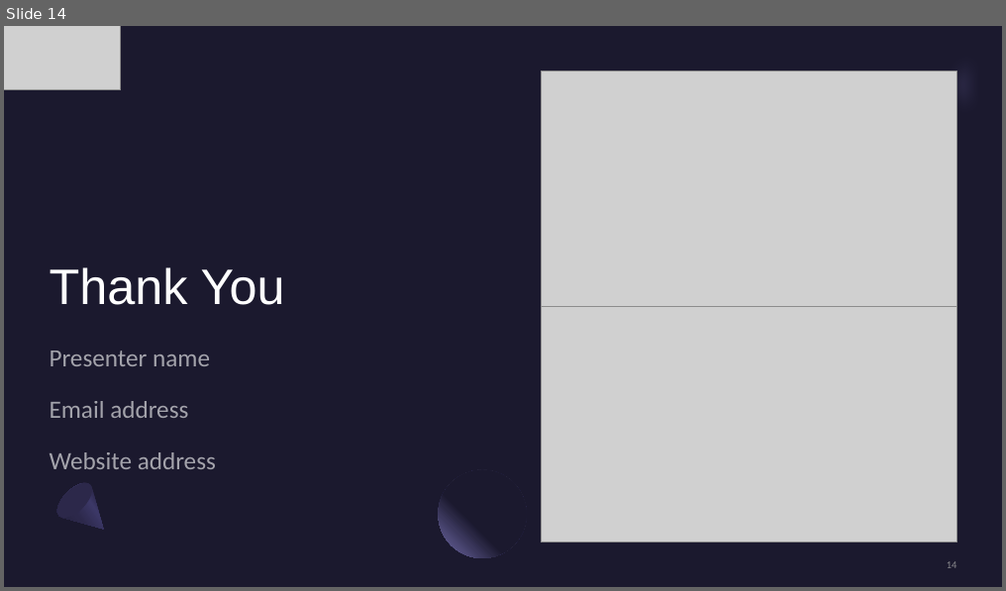
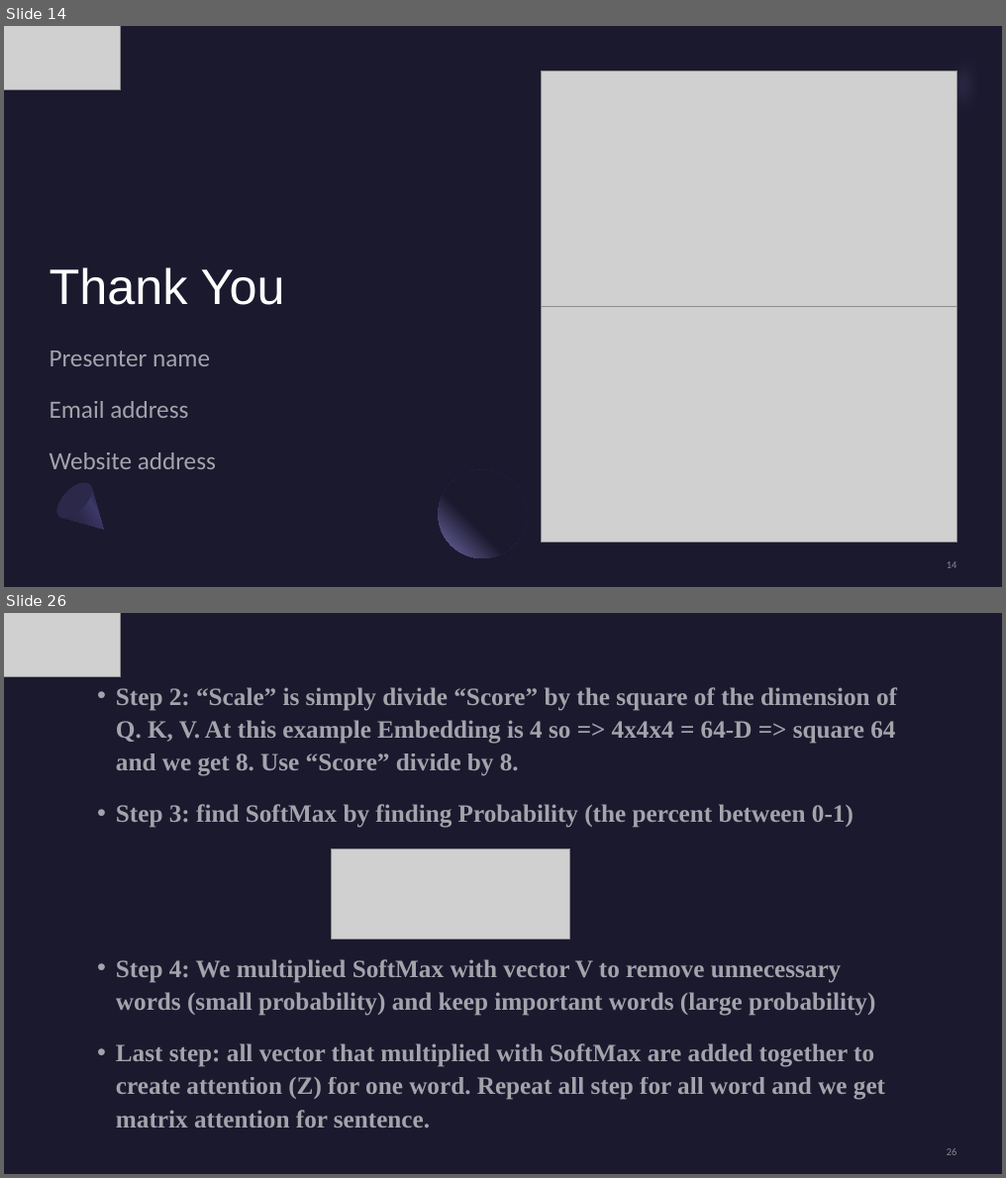
Before and after one commit to kiranes8c/CNTT2, a slide deck: DOC/Tuan 1 - Tìm hiểu machine translation.pptx. Shown one above the other, each under a label of ours: slide 14 before the commit, slides 14 and 26 after it; the slides between them are not shown. The pictures are 1006x591 and 1006x1178 pixels, drawn with LibreOffice and Linux fonts; fonts in the diff are those of the drawing; grey boxes stand for pictures. Boxes give left, top, right and bottom in pixels: in the first picture for what was removed or moved away, otherwise in the second. Text is boxed around its words. In the diff, an @@ line names an element or a change of style, - is before the commit and + after.

```diff
--- a/DOC/Tuan 1 - Tìm hiểu machine translation.pptx
+++ b/DOC/Tuan 1 - Tìm hiểu machine translation.pptx
@@ slide 26 added at <box>4,613,1002,1174</box>, background #1B192E @@
@@ picture added at <box>4,613,120,677</box> @@
@@ text added at <box>116,687,897,1128</box>, 24 pt, text #FFFFFF at 60% opacity, bold @@
+• Step 2: “Scale” is simply divide “Score” by the square of the dimension of Q. K, V. At this example Embedding is 4 so => 4x4x4 = 64-D => square 64 and we get 8. Use “Score” divide by 8.
+• Step 3: find SoftMax by finding Probability (the percent between 0-1)
+• Step 4: We multiplied SoftMax with vector V to remove unnecessary words (small probability) and keep important words (large probability)
+• Last step: all vector that multiplied with SoftMax are added together to create attention (Z) for one word. Repeat all step for all word and we get matrix attention for sentence.
@@ picture added at <box>331,849,570,939</box> @@
@@ page number added at <box>946,1149,957,1156</box>, 10 pt, text #A6A6A6 at 80% opacity @@
+26
```
Also in this commit, not shown: 16 other slides added, 1 other file.
